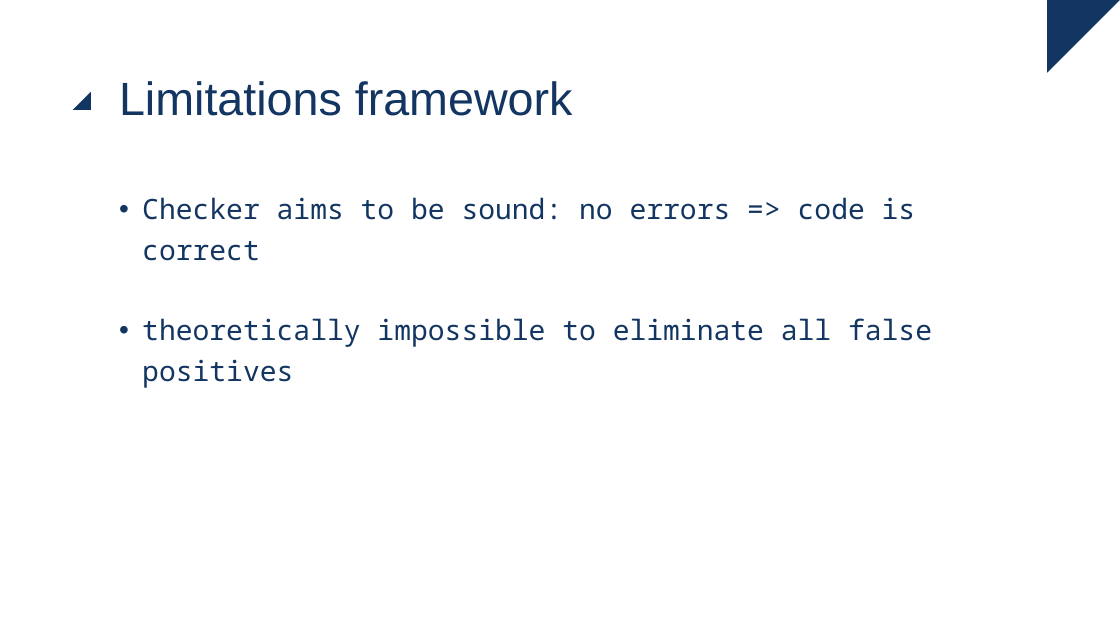
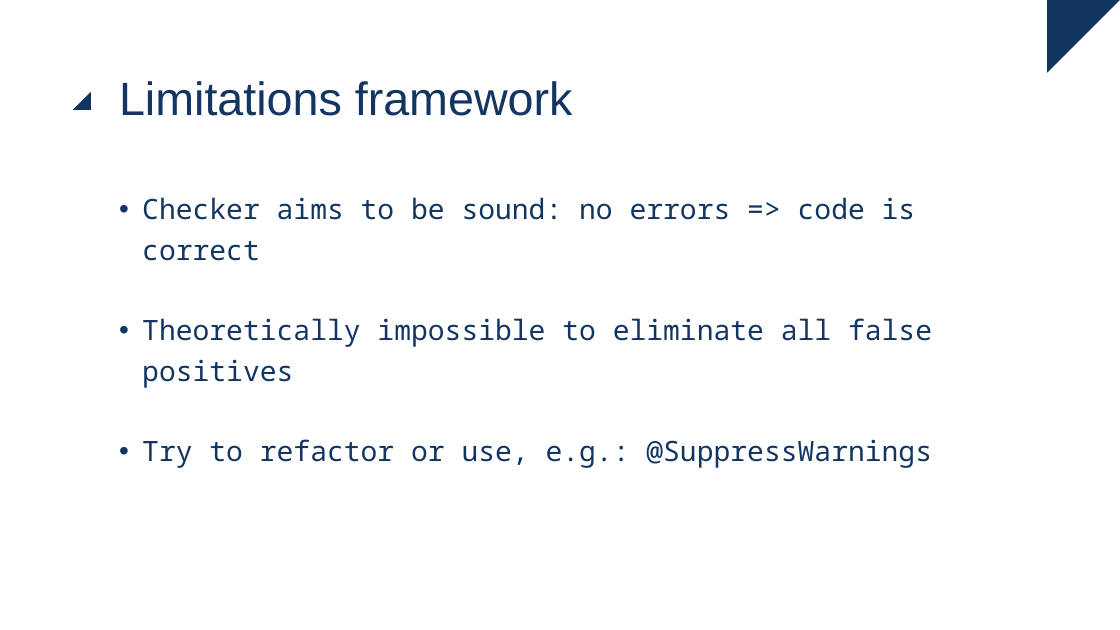
Before and after one commit to ingmars1709/checker, a slide deck: slide 27 of Checker Framework.pptx. Drawn at 1120x630 pixels with LibreOffice and Linux fonts; fonts in the diff are those of the drawing. Boxes give left, top, right and bottom in pixels: in the first picture for what was removed or moved away, otherwise in the second. Text is boxed around its words. In the diff, an @@ line names an element or a change of style, - is before the commit and + after.

```diff
--- a/Checker Framework.pptx
+++ b/Checker Framework.pptx
@@ text at (142,318,932,468): text changed @@
-• theoretically impossible to eliminate all false positives
+• Theoretically impossible to eliminate all false positives
+• Try to refactor or use, e.g.: @SuppressWarnings
```
Also in this commit, not shown: 2 other slides changed.
